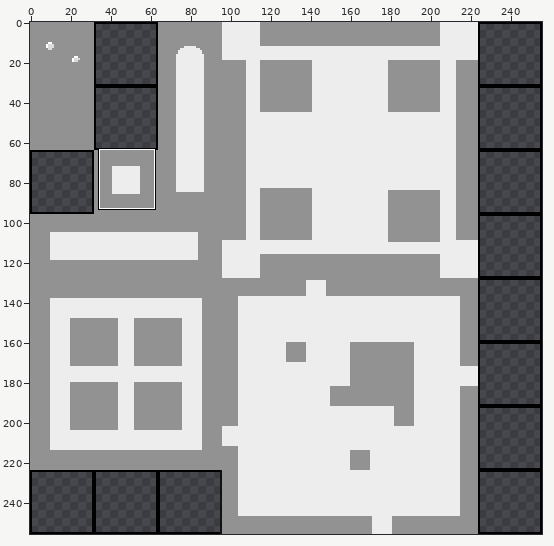
Two versions of one sprite sheet, Kade Game/kade/TileMaps/Sprites/Ground-inside-cave.png. Above: a wide view before the commit, with the close-up outlined.
Close-up. Before the commit:
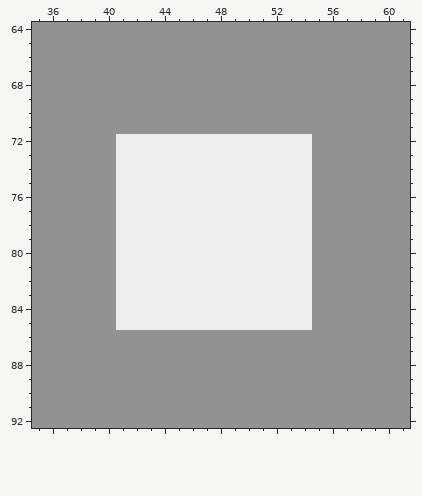
The file is 256x256 pixels. Shown: x 35..61, y 64..92. The commit also changed other parts of the picture, which this record leaves out.
After the commit:
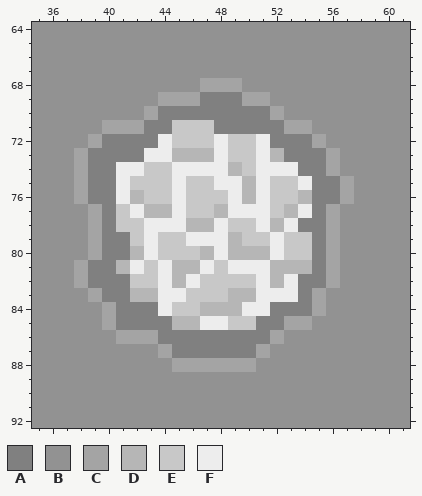
Palette (. is transparent): A #808080  B #929292  C #a4a4a4  D #b6b6b6  E #c8c8c8  F #ededed
What changed:
@@ x 35..61 @@
 67 BBBBBBBBBBBBBBBBBBBBBBBBBBB
-68 BBBBBBBBBBBBBBBBBBBBBBBBBBB
-69 BBBBBBBBBBBBBBBBBBBBBBBBBBB
-70 BBBBBBBBBBBBBBBBBBBBBBBBBBB
-71 BBBBBBBBBBBBBBBBBBBBBBBBBBB
-72 BBBBBBFFFFFFFFFFFFFFBBBBBBB
-73 BBBBBBFFFFFFFFFFFFFFBBBBBBB
-74 BBBBBBFFFFFFFFFFFFFFBBBBBBB
-75 BBBBBBFFFFFFFFFFFFFFBBBBBBB
-76 BBBBBBFFFFFFFFFFFFFFBBBBBBB
-77 BBBBBBFFFFFFFFFFFFFFBBBBBBB
-78 BBBBBBFFFFFFFFFFFFFFBBBBBBB
-79 BBBBBBFFFFFFFFFFFFFFBBBBBBB
-80 BBBBBBFFFFFFFFFFFFFFBBBBBBB
-81 BBBBBBFFFFFFFFFFFFFFBBBBBBB
-82 BBBBBBFFFFFFFFFFFFFFBBBBBBB
-83 BBBBBBFFFFFFFFFFFFFFBBBBBBB
-84 BBBBBBFFFFFFFFFFFFFFBBBBBBB
-85 BBBBBBFFFFFFFFFFFFFFBBBBBBB
-86 BBBBBBBBBBBBBBBBBBBBBBBBBBB
-87 BBBBBBBBBBBBBBBBBBBBBBBBBBB
-88 BBBBBBBBBBBBBBBBBBBBBBBBBBB
+68 BBBBBBBBBBBBCCCBBBBBBBBBBBB
+69 BBBBBBBBBCCCAAACCBBBBBBBBBB
+70 BBBBBBBBCAAAAAAAACBBBBBBBBB
+71 BBBBBCCCAAEEEAAAAACCBBBBBBB
+72 BBBBCAAAAFEEEFEEFAAACBBBBBB
+73 BBBCAAAAFFDDDFEEFDAAACBBBBB
+74 BBBCAAFFEEFFFFDEFFFAACBBBBB
+75 BBBCAAFEEEFEEFFDFEEFAACBBBB
+76 BBBCAAFDEEFEEEFDFEEDAACBBBB
+77 BBBBCAEFDDFEEDFFFEDFACBBBBB
+78 BBBBCAEEFFFDDFEEFDFAACBBBBB
+79 BBBBCAAEFEEFFFDEEFEEACBBBBB
+80 BBBBCAADFEEEDFDDDFEEACBBBBB
+81 BBBCAADFEFDDFEFFFDDDACBBBBB
+82 BBBCAAAEEFDFEEEEFDFAACBBBBB
+83 BBBBCAADDFFEEEDDFFFACBBBBBB
+84 BBBBBCAAAFEEDDDFFAAACBBBBBB
+85 BBBBBCAAAADDFFEEAACCBBBBBBB
+86 BBBBBBCCCAAAAAAAACBBBBBBBBB
+87 BBBBBBBBBCAAAAAACBBBBBBBBBB
+88 BBBBBBBBBBCCCCCCBBBBBBBBBBB
 89 BBBBBBBBBBBBBBBBBBBBBBBBBBB
Changed places in both close-ups, as pixel boxes (x1, y1, x2, y2):
changed: (74, 78, 354, 372)
